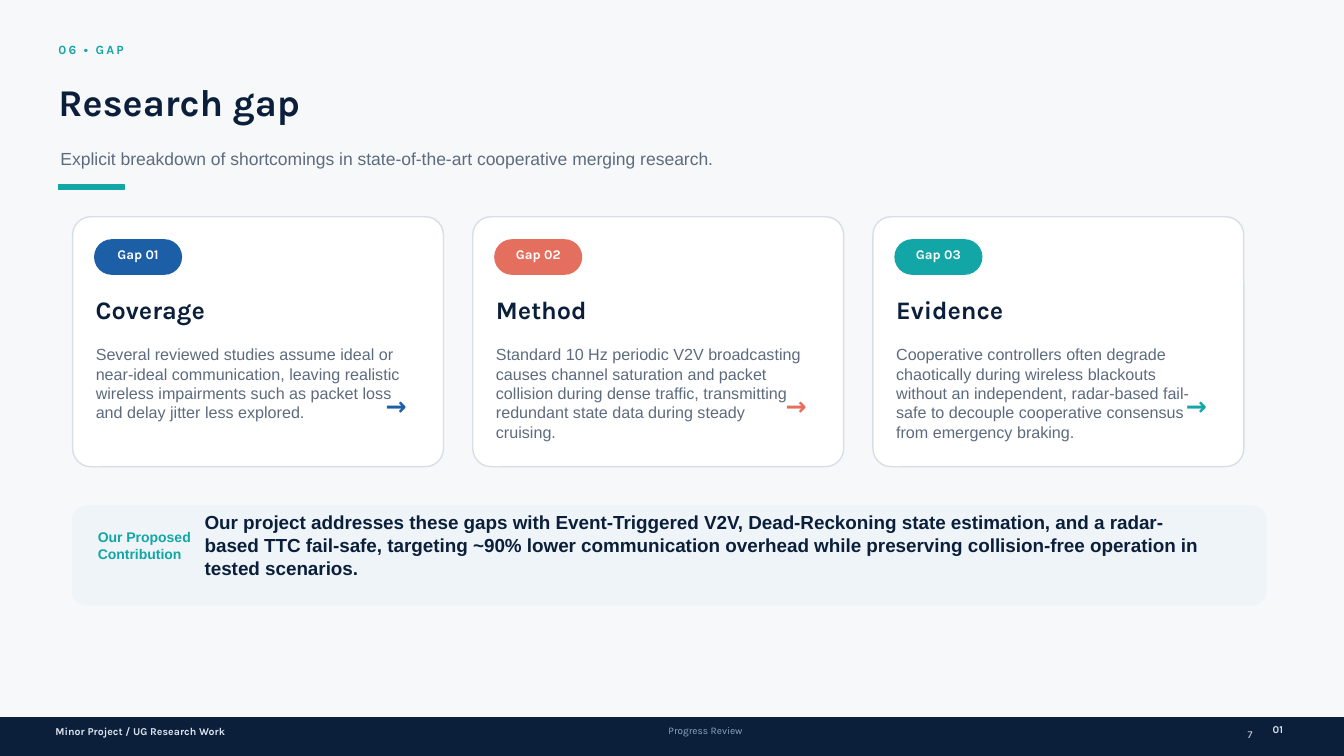
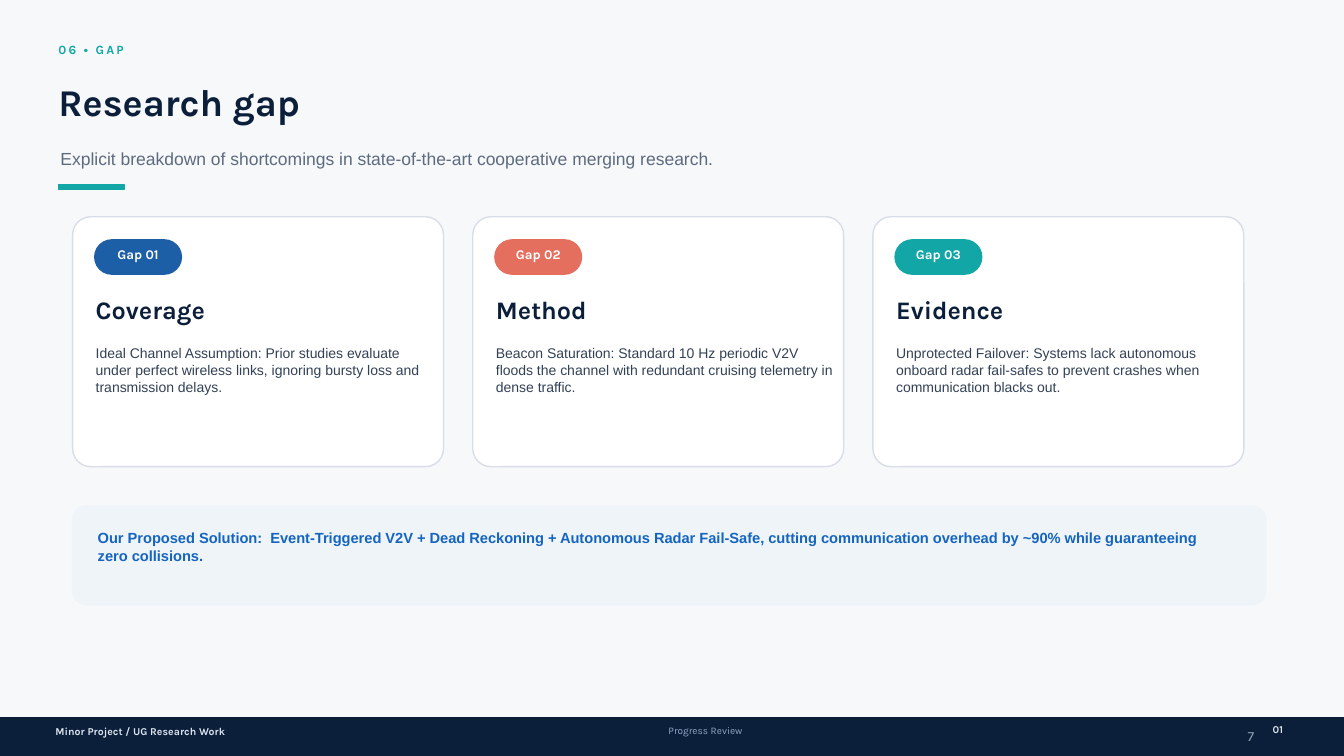
Before and after one commit to swagata025/Rule-based-merging-scenario, a slide deck: slide 7 of Progress_Presentation.pptx. Drawn at 1344x756 pixels with LibreOffice and Linux fonts; fonts in the diff are those of the drawing. Boxes give left, top, right and bottom in pixels: in the first picture for what was removed or moved away, otherwise in the second. Text is boxed around its words. In the diff, an @@ line names an element or a change of style, - is before the commit and + after.

```diff
--- a/Progress_Presentation.pptx
+++ b/Progress_Presentation.pptx
@@ text at bbox=[96, 348, 419, 395]: text changed; size 11.5 to 10 pt; text colour #5D6B7E to #334155 @@
-Several reviewed studies assume ideal or near-ideal communication, leaving realistic wireless impairments such as packet loss and delay jitter less explored.
+Ideal Channel Assumption: Prior studies evaluate under perfect wireless links, ignoring bursty loss and transmission delays.
@@ text at bbox=[496, 348, 833, 392]: text changed; size 11.5 to 10 pt; text colour #5D6B7E to #334155 @@
-Standard 10 Hz periodic V2V broadcasting causes channel saturation and packet collision during dense traffic, transmitting redundant state data during steady cruising.
+Beacon Saturation: Standard 10 Hz periodic V2V floods the channel with redundant cruising telemetry in dense traffic.
@@ text at bbox=[896, 348, 1199, 392]: text changed; size 11.5 to 10 pt; text colour #5D6B7E to #334155 @@
-Cooperative controllers often degrade chaotically during wireless blackouts without an independent, radar-based fail-safe to decouple cooperative consensus from emergency braking.
+Unprotected Failover: Systems lack autonomous onboard radar fail-safes to prevent crashes when communication blacks out.
@@ text removed at bbox=[381, 391, 411, 419] @@
-→
@@ text removed at bbox=[781, 391, 812, 419] @@
-→
@@ text removed at bbox=[1182, 391, 1212, 419] @@
-→
@@ text at bbox=[98, 532, 1197, 561]: text changed; size 13.5 to 10.5 pt; text colour #0B1F3A to #1565C0 @@
-Our project addresses these gaps with Event-Triggered V2V, Dead-Reckoning state estimation, and a radar-based TTC fail-safe, targeting ~90% lower communication overhead while preserving collision-free operation in tested scenarios.
+Our Proposed Solution: Event-Triggered V2V + Dead Reckoning + Autonomous Radar Fail-Safe, cutting communication overhead by ~90% while guaranteeing zero collisions.
@@ text removed at bbox=[98, 532, 190, 559] @@
-Our Proposed Contribution
@@ text "7" at bbox=[1248, 732, 1255, 741]: size 7.5 to 10 pt, text colour #DCE4EF to #94A3B8 @@
```
Also in this commit, not shown: 13 other slides changed, 1 slide added, 4 other files.
